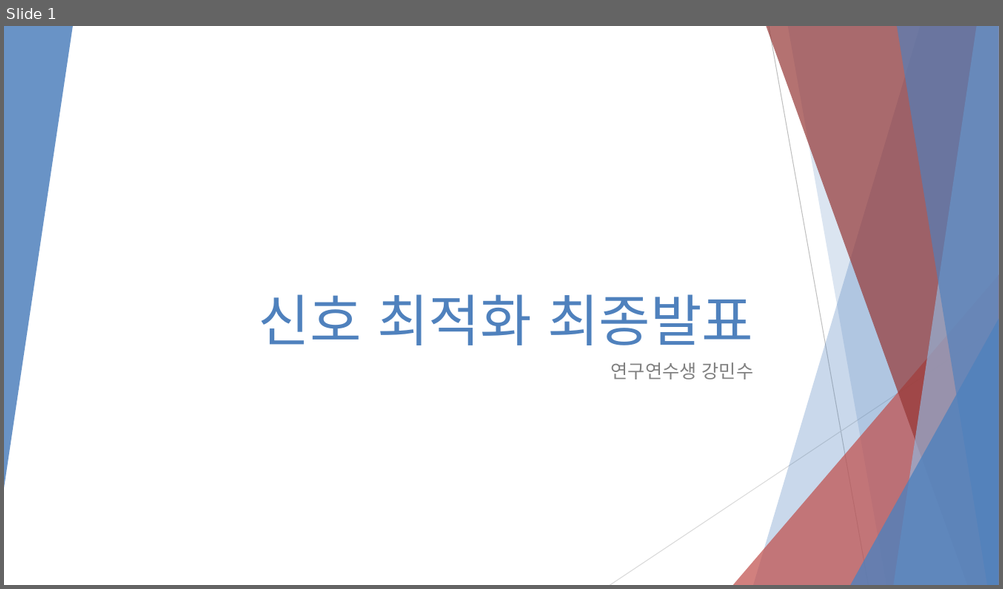
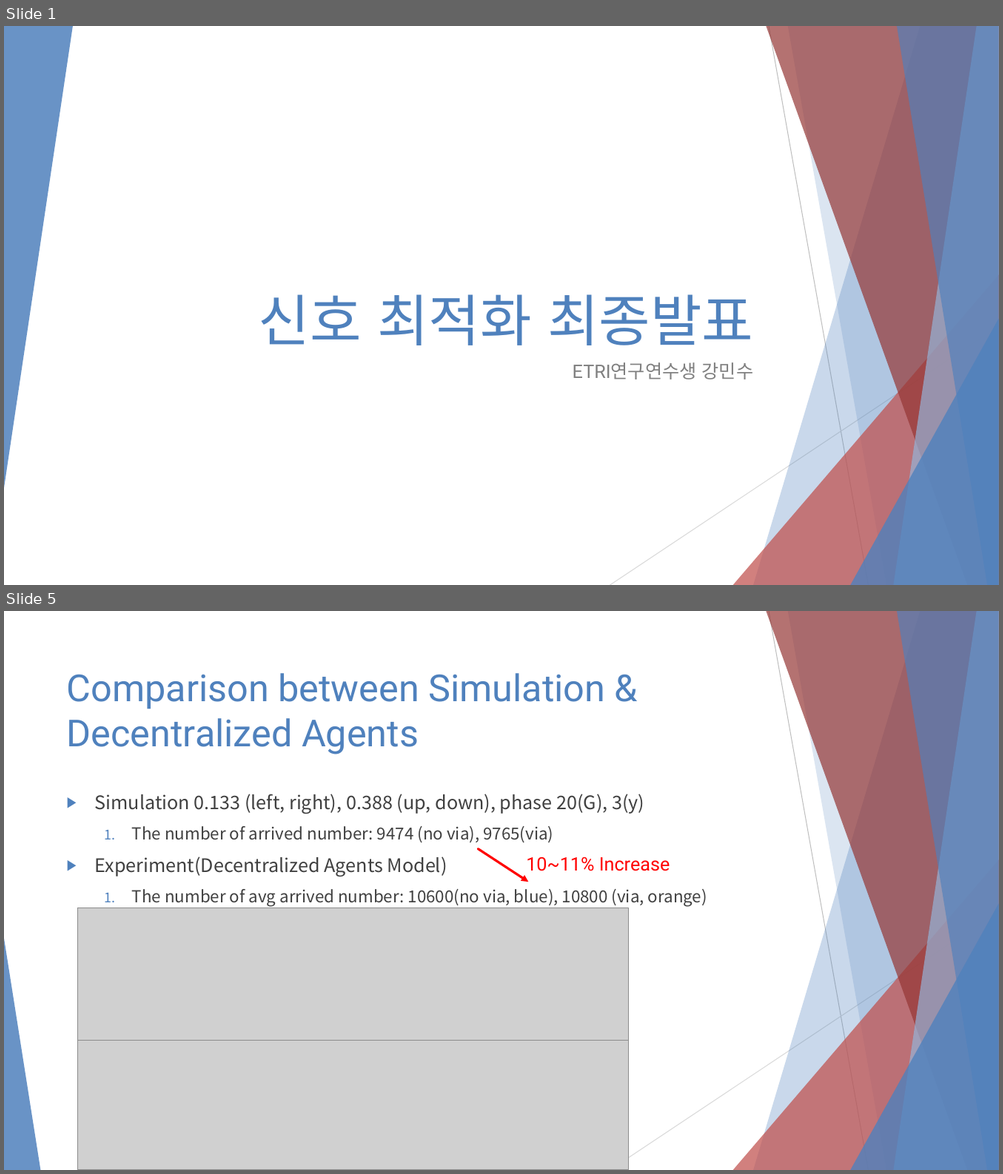
Before and after one commit to 3neutronstar/rl-constraints-traffic, a slide deck: Traffic Optimization Final Speech.pptx. Shown one above the other, each under a label of ours: slide 1 before the commit, slides 1 and 5 after it; the slides between them are not shown. The pictures are 1003x589 and 1003x1174 pixels, drawn with LibreOffice and Linux fonts; fonts in the diff are those of the drawing; grey boxes stand for pictures. Boxes give left, top, right and bottom in pixels: in the first picture for what was removed or moved away, otherwise in the second. Text is boxed around its words. In the diff, an @@ line names an element or a change of style, - is before the commit and + after.

```diff
--- a/Traffic Optimization Final Speech.pptx
+++ b/Traffic Optimization Final Speech.pptx
@@ slide 5 added at bbox=[4, 611, 999, 1170], background #FFFFFF; not listed: 9 template elements that a slide beside it also shows @@
@@ title added at bbox=[67, 673, 605, 755], 36 pt, text #4F81BD @@
+Comparison between Simulation & Decentralized Agents
@@ text added at bbox=[95, 794, 707, 907], 16 pt, text #404040 @@
+▶ Simulation 0.133 (left, right), 0.388 (up, down), phase 20(G), 3(y)
+  1. The number of arrived number: 9474 (no via), 9765(via)
+▶ Experiment(Decentralized Agents Model)
+  1. The number of avg arrived number: 10600(no via, blue), 10800 (via, orange)
@@ arrow added from (478, 849) to (529, 882), #FF0000 2.25 pt @@
@@ text added at bbox=[526, 857, 670, 871], 18 pt, text #FF0000 @@
+10~11% Increase
@@ picture added at bbox=[78, 908, 629, 1041] @@
@@ triangle added at bbox=[4, 939, 40, 1170], fill #4F81BD at 85% opacity @@
@@ picture added at bbox=[78, 1035, 629, 1170] @@
@@ slide 1 changed as well @@
@@ subtitle at bbox=[572, 363, 754, 380]: text changed @@
-연구연수생 강민수
+ETRI연구연수생 강민수
```
Also in this commit, not shown: 6 other slides added, 5 slides removed.
